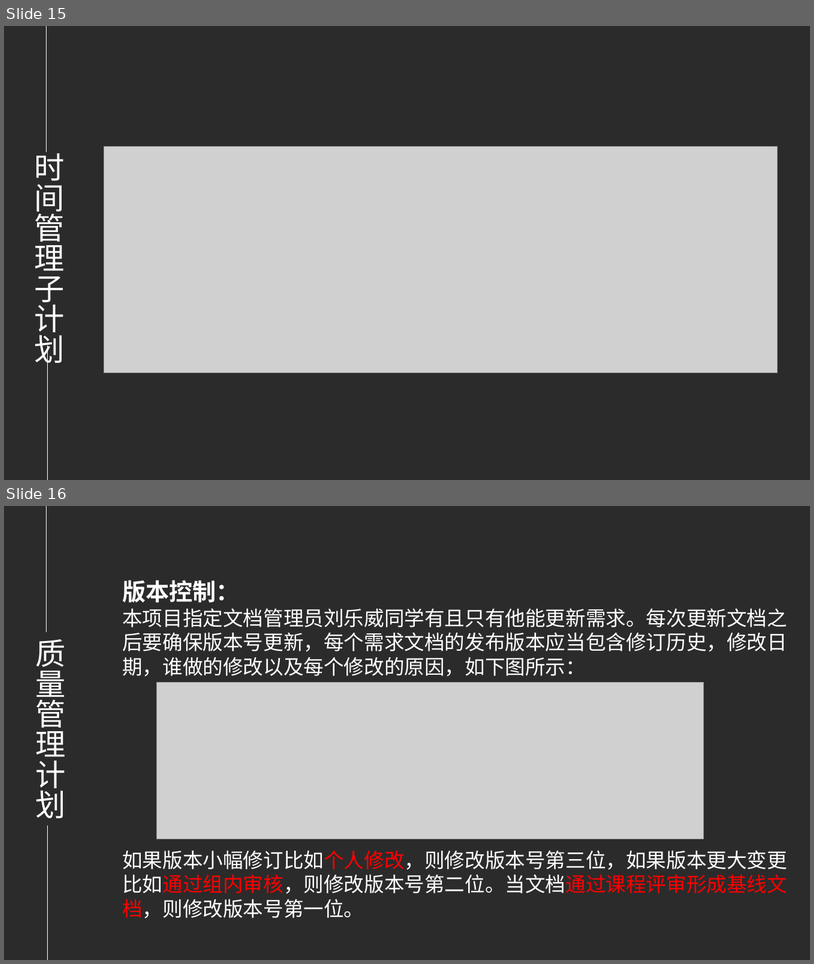
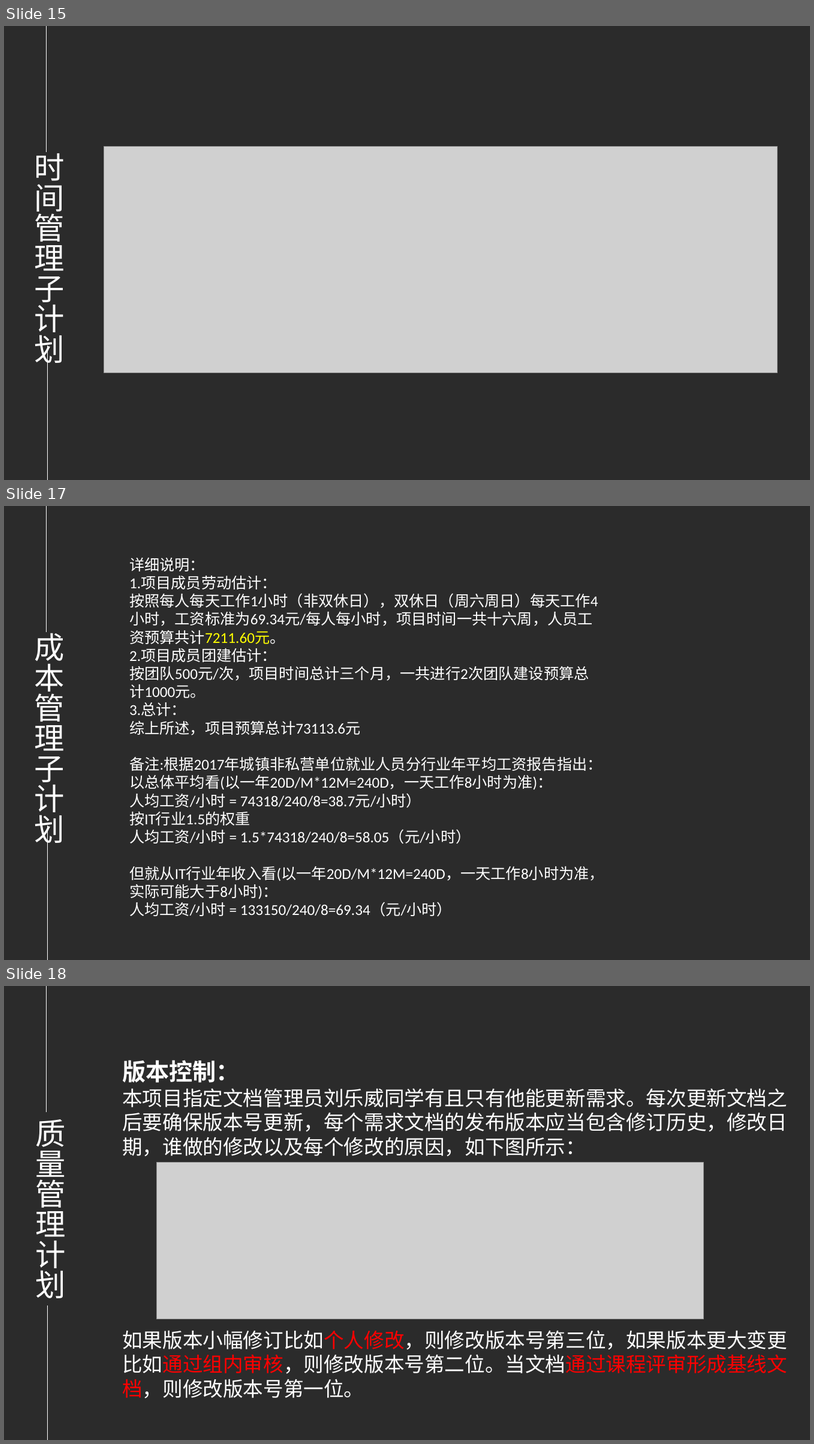
Before and after one commit to PRD-2018-G04/PRD-2018-G04, a slide deck: G04项目组/受控文档/项目计划/PRD2018-G04-需求工程项目计划PPT.pptx. Shown one above the other, each under a label of ours: slides 15 and 16 before the commit, slides 15, 17 and 18 after it; the slides between them are not shown. The pictures are 814x964 and 814x1444 pixels, drawn with LibreOffice and Linux fonts; fonts in the diff are those of the drawing; grey boxes stand for pictures; background and template pictures are left out; a plain dark background stands for a picture behind light text. Boxes give left, top, right and bottom in pixels: in the first picture for what was removed or moved away, otherwise in the second. Text is boxed around its words. In the diff, an @@ line names an element or a change of style, - is before the commit and + after.

```diff
--- a/G04项目组/受控文档/项目计划/PRD2018-G04-需求工程项目计划PPT.pptx
+++ b/G04项目组/受控文档/项目计划/PRD2018-G04-需求工程项目计划PPT.pptx
@@ slide 17 added at bbox=[4, 506, 810, 960], background picture (left out) @@
@@ line added from (46, 506) to (46, 633), #FFFFFF 0.5 pt @@
@@ text added at bbox=[129, 558, 605, 916], 18 pt, text #FFFFFF @@
+详细说明：
+1.项目成员劳动估计：
+按照每人每天工作1小时（非双休日），双休日（周六周日）每天工作4小时，工资标准为69.34元/每人每小时，项目时间一共十六周，人员工资预算共计7211.60元。
+2.项目成员团建估计：
+按团队500元/次，项目时间总计三个月，一共进行2次团队建设预算总计1000元。
+3.总计：
+综上所述，项目预算总计73113.6元
+备注:根据2017年城镇非私营单位就业人员分行业年平均工资报告指出：
+以总体平均看(以一年20D/M*12M=240D，一天工作8小时为准)：
+人均工资/小时 = 74318/240/8=38.7元/小时）
+按IT行业1.5的权重
+人均工资/小时 = 1.5*74318/240/8=58.05（元/小时）
+但就从IT行业年收入看(以一年20D/M*12M=240D，一天工作8小时为准，实际可能大于8小时)：
+人均工资/小时 = 133150/240/8=69.34（元/小时）
@@ text added at bbox=[35, 628, 65, 848], 36 pt, text #FFFFFF @@
+成本管理子计划
@@ line added from (48, 825) to (48, 960), #FFFFFF 0.5 pt @@
@@ what was slide 16 is now slide 18 @@
```
Also in this commit, not shown: 8 slides changed, 7 other slides added, 1 slide removed, 23 other files.
